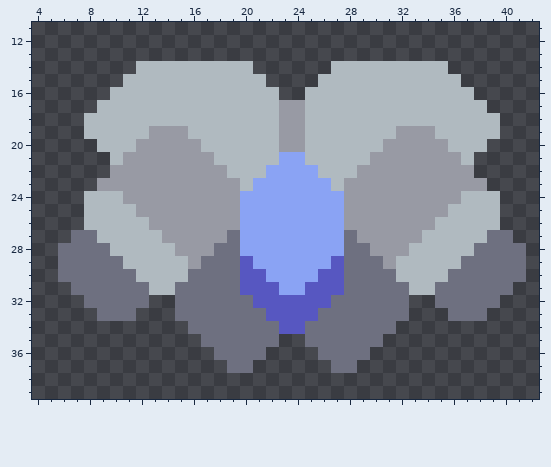
Two states of a pixel-art sprite, assets/sprites/units/relayer.png. Above, as it was before the edit.
The file is 48x48 pixels. Shown: x 4..42, y 11..39.
The same view after the edit:
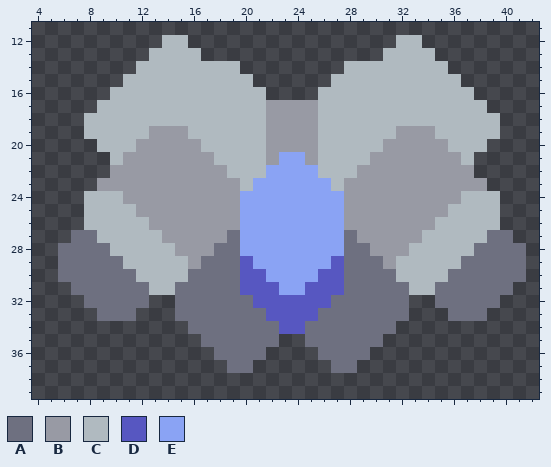
Palette (. is transparent): A #6e7080  B #989aa4  C #b0bac0  D #5757c1  E #8aa3f4
The exact change:
{"y":12,"x":14,"old":"..","new":"CC"}
{"y":12,"x":32,"old":"..","new":"CC"}
{"y":13,"x":13,"old":"....","new":"CCCC"}
{"y":13,"x":31,"old":"....","new":"CCCC"}
{"y":14,"x":20,"old":"C","new":"."}
{"y":14,"x":27,"old":"C","new":"."}
{"y":15,"x":21,"old":"C","new":"."}
{"y":15,"x":26,"old":"C","new":"."}
{"y":16,"x":22,"old":"C","new":"."}
{"y":16,"x":25,"old":"C","new":"."}
{"y":17,"x":22,"old":"C","new":"B"}
{"y":17,"x":25,"old":"C","new":"B"}
{"y":18,"x":22,"old":"C","new":"B"}
{"y":18,"x":25,"old":"C","new":"B"}
{"y":19,"x":22,"old":"C","new":"B"}
{"y":19,"x":25,"old":"C","new":"B"}
{"y":20,"x":22,"old":"C","new":"B"}
{"y":20,"x":25,"old":"C","new":"B"}
{"y":21,"x":22,"old":"C","new":"B"}
{"y":21,"x":25,"old":"C","new":"B"}
{"label":"changed","picture_box":[149,35,344,165]}
{"label":"added","picture_box":[383,35,435,61]}
